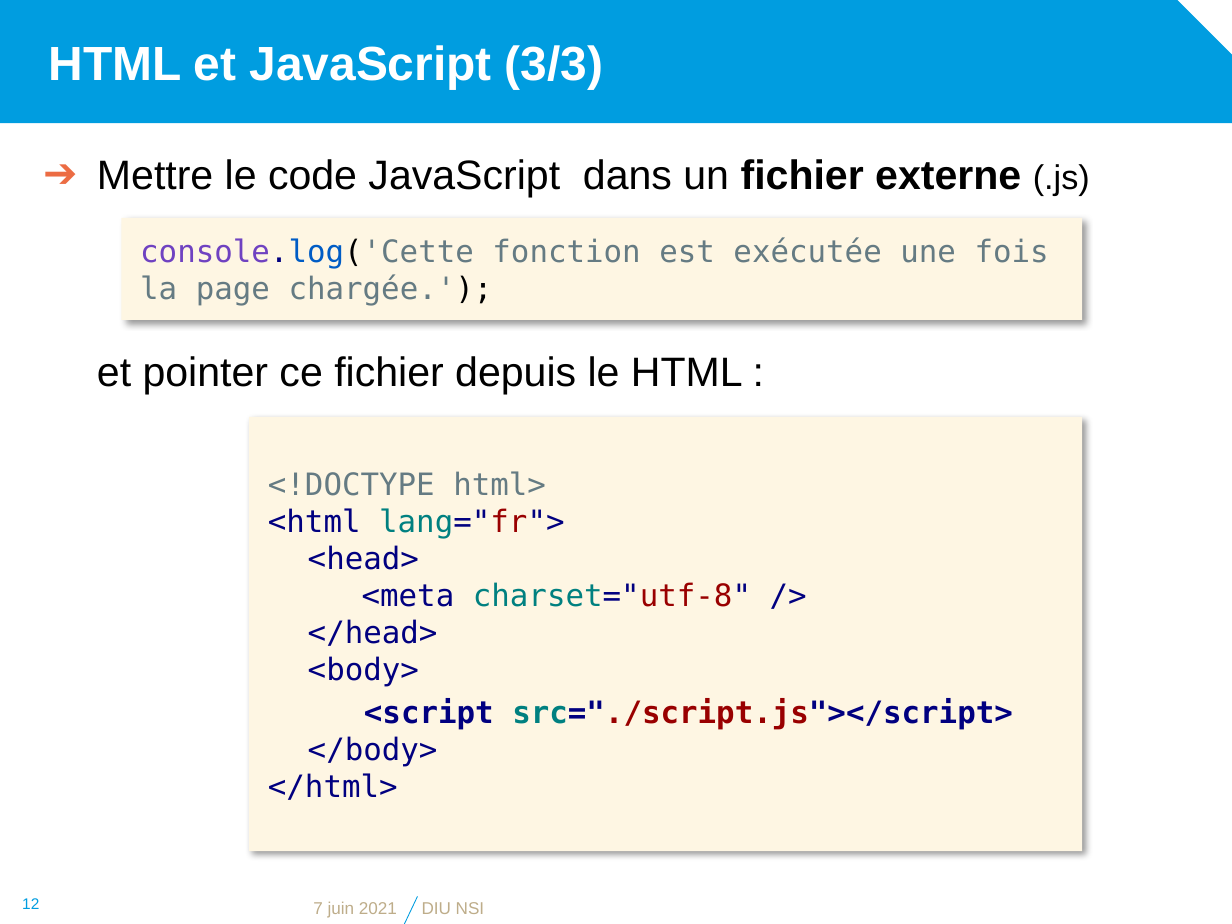
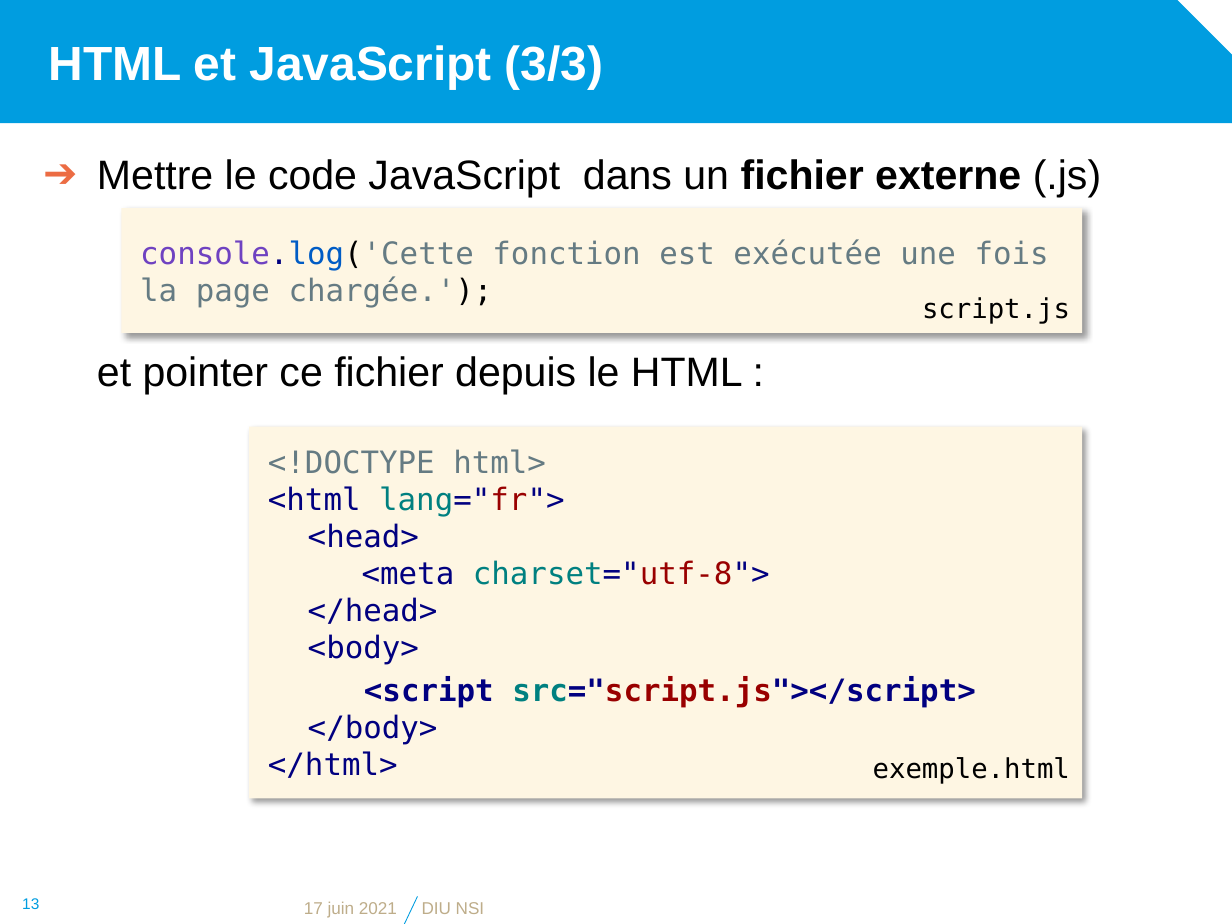
Before and after one commit to diu-uf-bordeaux/bloc1, a slide deck: slide 13 of web/4-JS/JavaScript.pptx (slide 12 before the commit). Drawn at 1232x924 pixels with LibreOffice and Linux fonts; fonts in the diff are those of the drawing; background and template pictures are left out. Boxes give left, top, right and bottom in pixels: in the first picture for what was removed or moved away, otherwise in the second. Text is boxed around its words. In the diff, an @@ line names an element or a change of style, - is before the commit and + after.

```diff
--- a/web/4-JS/JavaScript.pptx
+++ b/web/4-JS/JavaScript.pptx
@@ text "Mettre le code JavaScript dans ..." at <box>97,159,1101,395</box>: size 20 to 24 pt in "(.js)" @@
@@ rectangle "console.log('Cette fonction est exécutée une ...": place and size @@
-rectangle "console.log('Cette fonction est exécutée une ..." at <box>122,218,1083,320</box>
+rectangle "console.log('Cette fonction est exécutée une ..." at <box>122,208,1083,333</box>
@@ text added at <box>922,297,1070,324</box>, 16 pt, text #000000 @@
+script.js
@@ rectangle "<!DOCTYPE html>": place and size @@
-rectangle "<!DOCTYPE html>" at <box>249,416,1082,851</box>
+rectangle "<!DOCTYPE html>" at <box>249,426,1082,798</box>
@@ text in rectangle at <box>362,560,770,585</box>: text changed @@
-    <meta charset="utf-8" />
+    <meta charset="utf-8">
@@ text in rectangle at <box>364,676,976,708</box>: text changed @@
-  <script src="./script.js"></script>
+  <script src="script.js"></script>
@@ text added at <box>873,757,1070,784</box>, 16 pt, text #000000 @@
+exemple.html
@@ page number at <box>22,898,39,909</box>: text changed @@
-12
+13
@@ text at <box>304,901,397,918</box>: text changed @@
-7 juin 2021
+17 juin 2021
```
Also in this commit, not shown: 16 other slides changed, 1 slide added, 6 other files.
